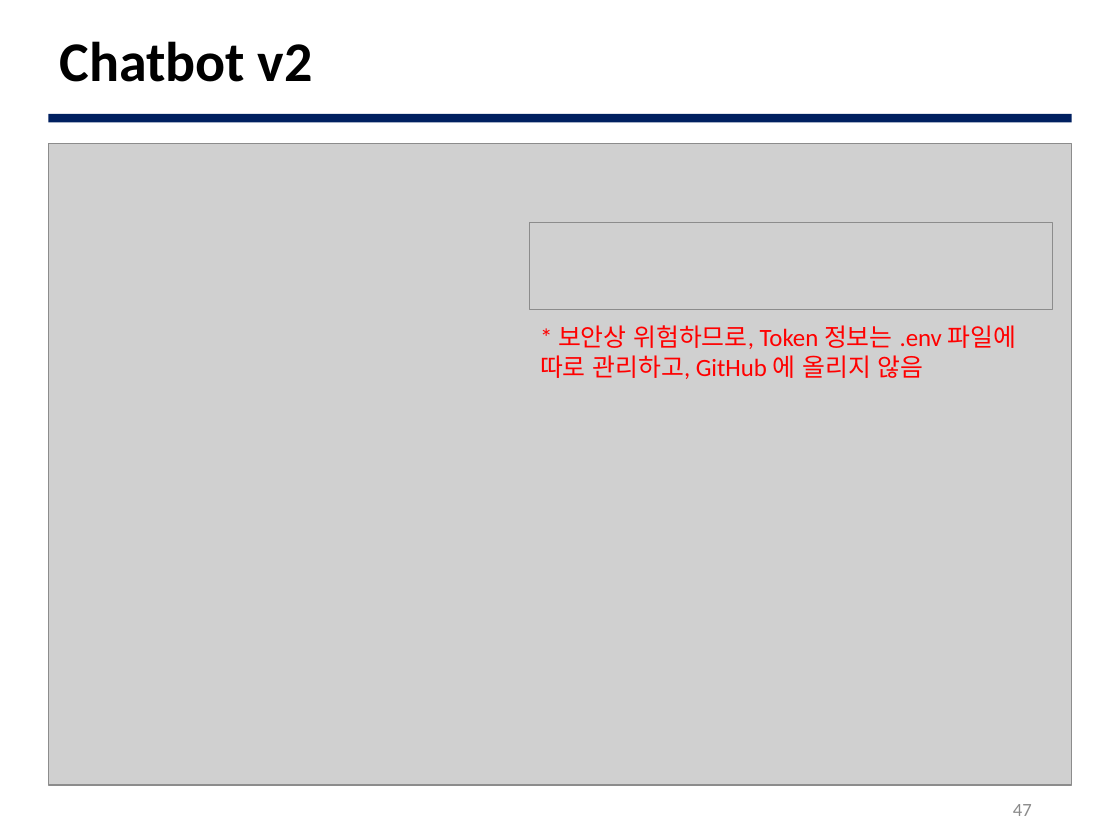
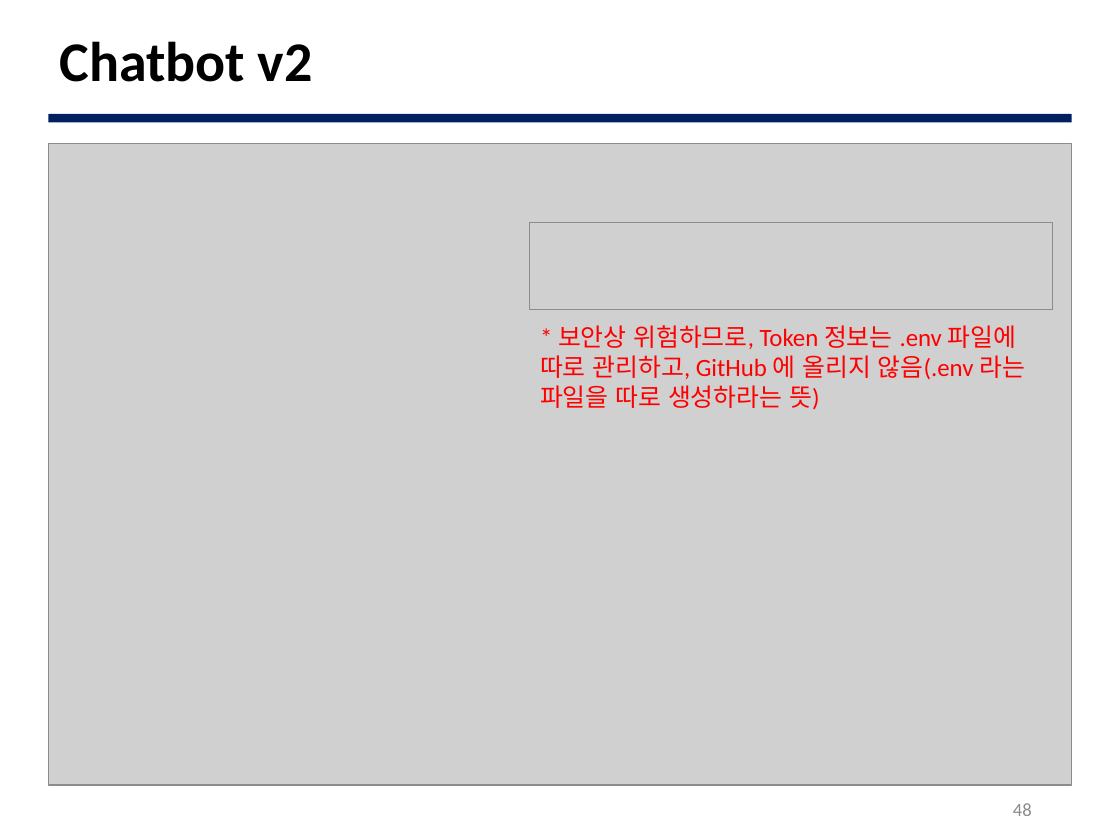
Before and after one commit to JBNU-JEduTools/osscourse, a slide deck: slide 48 of Slides/13. 개발 프로세스 실습 1.pptx (slide 47 before the commit). Drawn at 1120x840 pixels with LibreOffice and Linux fonts; fonts in the diff are those of the drawing; grey boxes stand for pictures; background and template pictures are left out. Boxes give left, top, right and bottom in pixels: in the first picture for what was removed or moved away, otherwise in the second. Text is boxed around its words. In the diff, an @@ line names an element or a change of style, - is before the commit and + after.

```diff
--- a/Slides/13. 개발 프로세스 실습 1.pptx
+++ b/Slides/13. 개발 프로세스 실습 1.pptx
@@ text at (540, 325, 1025, 410): text changed @@
-* 보안상 위험하므로, Token 정보는 .env 파일에
-따로 관리하고, GitHub 에 올리지 않음
+* 보안상 위험하므로, Token 정보는 .env 파일에
+따로 관리하고, GitHub 에 올리지 않음(.env 라는 파일을 따로 생성하라는 뜻)
@@ page number at (1013, 803, 1032, 816): text changed @@
-47
+48
```
Also in this commit, not shown: 3 other slides changed, 1 slide added, 5 other files.
